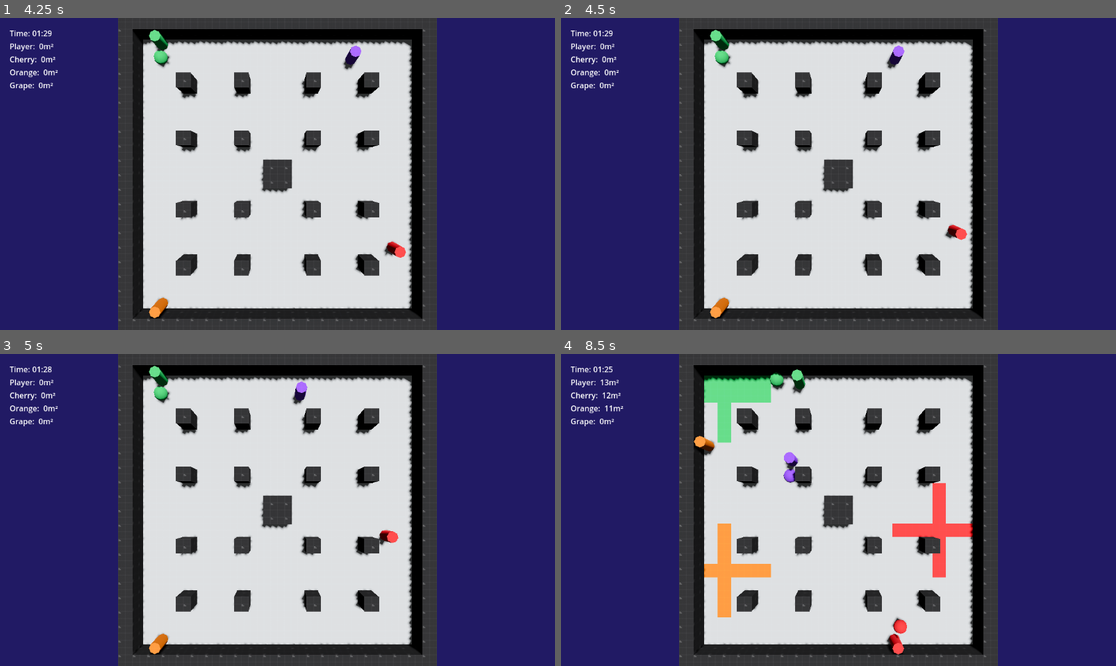
Above: before the commit, frames 1-4 (two rows, left to right).
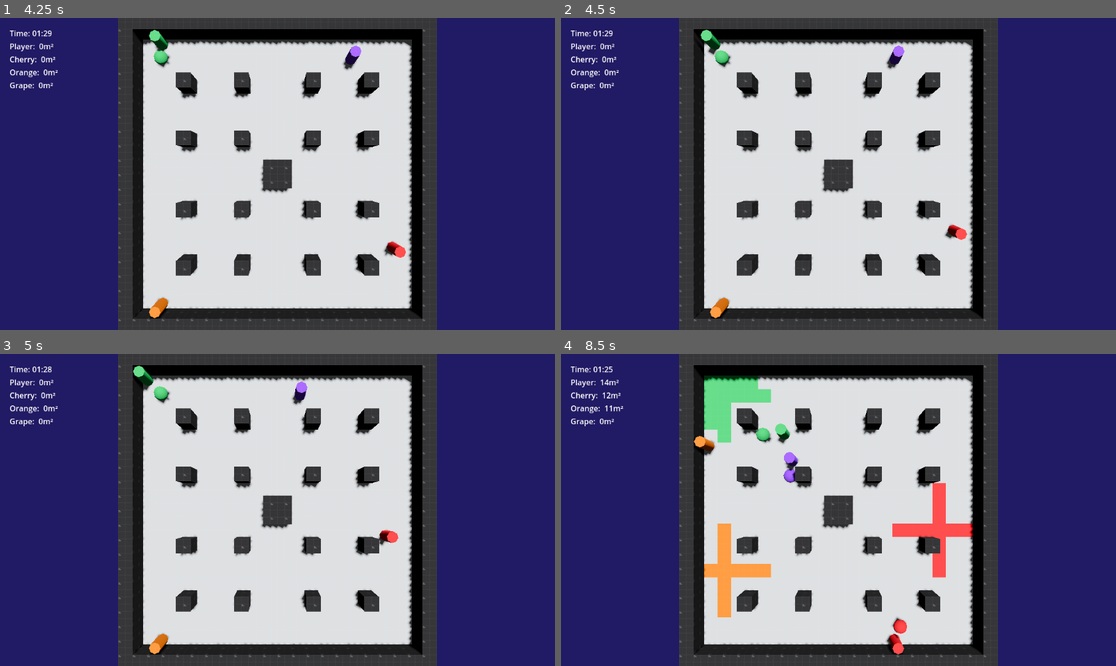
Above: after the commit, the same moments.

Repository: Urutau-Games/ink-crew
Game: Godot game, scene res://match.tscn
Two runs of this game, one before a commit and one after it. Both use one fixed random seed, a clock stepped at 60 frames per second and the inputs below.
Inputs:
- Up to frame 1 (4.25 s): click "START" at 0.5 s; tap Enter at 1.25, 3.5 s; hold D (walk_right) 1.28-2.03 s; tap Space (drop_bomb) at 1.35, 2, 2.1, 2.85, 3.6 s; hold S (walk_backward) 2.03-2.78 s; hold D (walk_right) 2.78-3.53 s; hold W (walk_forward) from 3.53 s (still down)
- Up to frame 2 (4.5 s): release W (walk_forward) at 4.28 s; hold Up (walk_left, bound only after the commit) from 4.28 s (still down); tap Space (drop_bomb) at 4.35 s
- Up to frame 3 (5 s): keep holding Up (walk_left, bound only after the commit)
- Up to frame 4 (8.5 s): tap Space (drop_bomb) every 0.75 s from 5.1 to 8.1 s; release Up (walk_left, bound only after the commit) at 5.78 s; hold S (walk_backward) 5.78-6.53 s; hold D (walk_right) 6.53-7.28 s; hold W (walk_forward) 7.28-8.03 s; hold D (walk_right) from 8.03 s (still down)

Frame 1 is identical in both runs. In frame 2, 0.3% of the frame differs, in the area x 25-31%, y 3-13%; in frame 3, 0.3%; in frame 4, 0.8%, in the area x 7-45%, y 4-29%.

Commit message:
Add arrow keys to input map

Diff:
--- a/project.godot
+++ b/project.godot
@@ -23,22 +23,26 @@
 
 walk_left={
 "deadzone": 0.2,
-"events": [Object(InputEventKey,"resource_local_to_scene":fa …(140 unchanged characters)… d":false,"keycode":0,"physical_keycode":65,"key_label":0,"unicode":97,"location":0,"echo":false,"script":null)
+"events": [Object(InputEventKey,"resource_local_to_scene":fa …(140 unchanged characters)… d":false,"keycode":0,"physical_keycode":4194320,"key_label":0,"unicode":0,"location":0,"echo":false,"script":null)
+, Object(InputEventKey,"resource_local_to_scene":false,"resource_name":"","device":-1,"window_id":0,"alt_pressed":false,"shift_pressed":false,"ctrl_pressed":false,"meta_pressed":false,"pressed":false,"keycode":0,"physical_keycode":4194319,"key_label":0,"unicode":0,"location":0,"echo":false,"script":null)
 ]
 }
 walk_right={
 "deadzone": 0.2,
 "events": [Object(InputEventKey,"resource_local_to_scene":false,"resource_name":"","device":-1,"window_id":0,"alt_press …(192 unchanged characters)…
+, Object(InputEventKey,"resource_local_to_scene":false,"resource_name":"","device":-1,"window_id":0,"alt_pressed":false,"shift_pressed":false,"ctrl_pressed":false,"meta_pressed":false,"pressed":false,"keycode":0,"physical_keycode":4194321,"key_label":0,"unicode":0,"location":0,"echo":false,"script":null)
 ]
 }
 walk_forward={
 "deadzone": 0.2,
 "events": [Object(InputEventKey,"resource_local_to_scene":false,"resource_name":"","device":-1,"window_id":0,"alt_press …(192 unchanged characters)…
+, Object(InputEventKey,"resource_local_to_scene":false,"resource_name":"","device":-1,"window_id":0,"alt_pressed":false,"shift_pressed":false,"ctrl_pressed":false,"meta_pressed":false,"pressed":false,"keycode":0,"physical_keycode":4194320,"key_label":0,"unicode":0,"location":0,"echo":false,"script":null)
 ]
 }
 walk_backward={
 "deadzone": 0.2,
 "events": [Object(InputEventKey,"resource_local_to_scene":false,"resource_name":"","device":-1,"window_id":0,"alt_press …(192 unchanged characters)…
+, Object(InputEventKey,"resource_local_to_scene":false,"resource_name":"","device":-1,"window_id":0,"alt_pressed":false,"shift_pressed":false,"ctrl_pressed":false,"meta_pressed":false,"pressed":false,"keycode":0,"physical_keycode":4194322,"key_label":0,"unicode":0,"location":0,"echo":false,"script":null)
 ]
 }
 drop_bomb={
